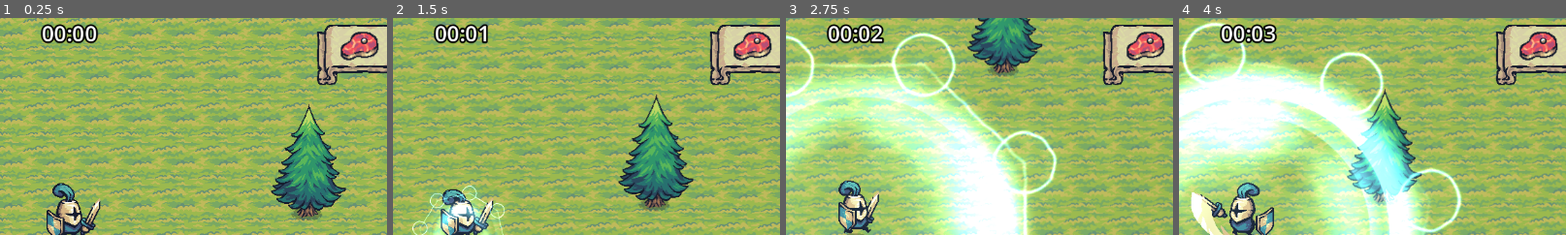
Above: before the commit, frames 1-4 (left to right).
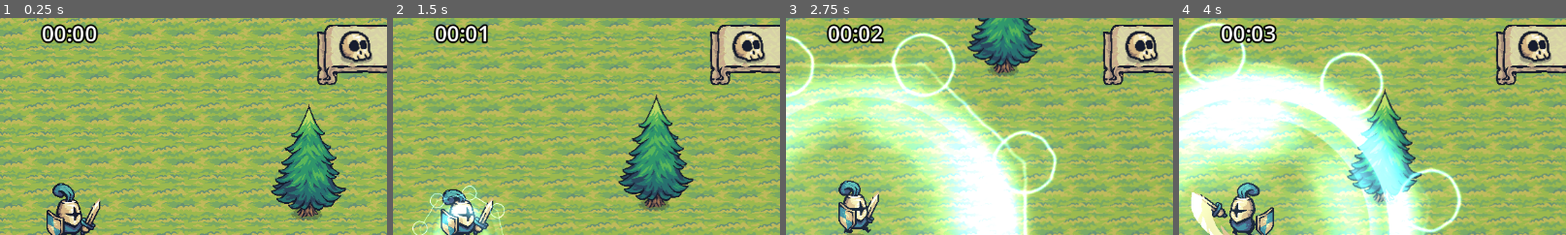
Above: after the commit, the same moments.

Repository: GracilianoOG/godot-dio-tiny-swords
Game: Godot game, scene res://main.tscn
Two runs of this game, one before a commit and one after it. Both use one fixed random seed, a clock stepped at 60 frames per second and the inputs below.
Inputs (mouse positions are % of the whole screen's width and height, from its top left):
- Up to frame 1 (0.25 s): no input
- Up to frame 2 (1.5 s): move the mouse to (72, 45) at 0.52 s; hold D (move_right) 0.53-1.28 s; click (72, 45) at 0.6 s; move the mouse to (30, 55) at 1.27 s; hold S (move_down) from 1.28 s (still down); tap F (special) at 1.35 s
- Up to frame 3 (2.75 s): move the mouse to (60, 28) at 2.02 s; release S (move_down) at 2.03 s; hold D (move_right) from 2.03 s (still down); click (60, 28) at 2.1 s
- Up to frame 4 (4 s): move the mouse to (45, 70) at 2.77 s; release D (move_right) at 2.78 s; hold W (move_up) 2.78-3.53 s; tap F (special) at 2.85 s; move the mouse to (80, 65) at 3.52 s; hold A (move_left) from 3.53 s (still down); click (80, 65) at 3.6 s
The pictures show only the part of the screen within x 41-91%, y 0-50%; the shares and areas given below are measured in that part.

The runs differ from the first frame. In frame 1, 1.3% of the frame differs, in the area x 87-98%, y 5-21%; in frame 2, 1.3%; in frame 3, 1.3%; in frame 4, 1.3%.

Commit message:
Change meat icon from label to skull

Diff:
--- a/ui/game_ui.tscn
+++ b/ui/game_ui.tscn
@@ -2,7 +2,7 @@
 
 [ext_resource type="Script" path="res://ui/game_ui.gd" id="1_sshpo"]
 [ext_resource type="Texture2D" uid="uid://j3n7hi20ogd7" path="res://addons/Tiny Swords/UI/Banners/Banner_Horizontal.png" id="1_ttglo"]
-[ext_resource type="Texture2D" uid="uid://dh0ifcy04u08q" path="res://addons/Tiny Swords/Resources/Resources/M_Idle_(NoShadow).png" id="3_p364p"]
+[ext_resource type="Texture2D" uid="uid://d4c0km4r7ncmf" path="res://addons/Tiny Swords/Factions/Knights/Troops/Dead/Dead.png" id="3_lm3o5"]
 
 [sub_resource type="LabelSettings" id="LabelSettings_ym05k"]
 font_size = 32
@@ -28,8 +28,8 @@
 font_color = Color(0, 0, 0, 1)
 
 [sub_resource type="AtlasTexture" id="AtlasTexture_6fwn8"]
-atlas = ExtResource("3_p364p")
-region = Rect2(40, 48, 56, 56)
+atlas = ExtResource("3_lm3o5")
+region = Rect2(808, 56, 48, 48)
 
 [node name="GameUI" type="CanvasLayer"]
 script = ExtResource("1_sshpo")
@@ -78,9 +78,9 @@
 
 [node name="TextureRect" type="TextureRect" parent="Panel"]
 layout_mode = 0
-offset_left = 33.0
-offset_top = -2.0
-offset_right = 161.0
-offset_bottom = 126.0
+offset_left = 27.0
+offset_top = 6.0
+offset_right = 143.0
+offset_bottom = 122.0
 scale = Vector2(0.5, 0.5)
 texture = SubResource("AtlasTexture_6fwn8")
